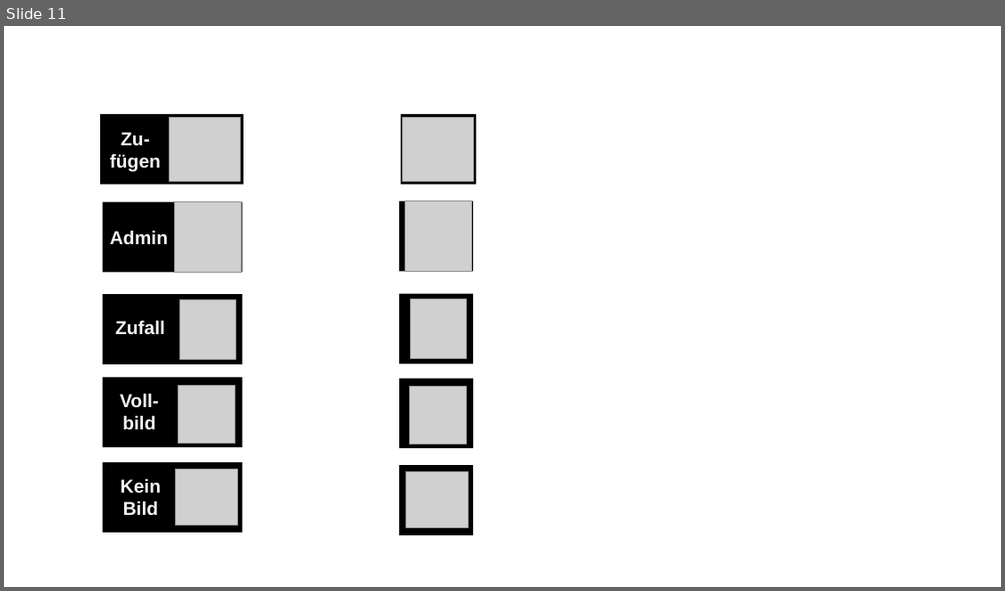
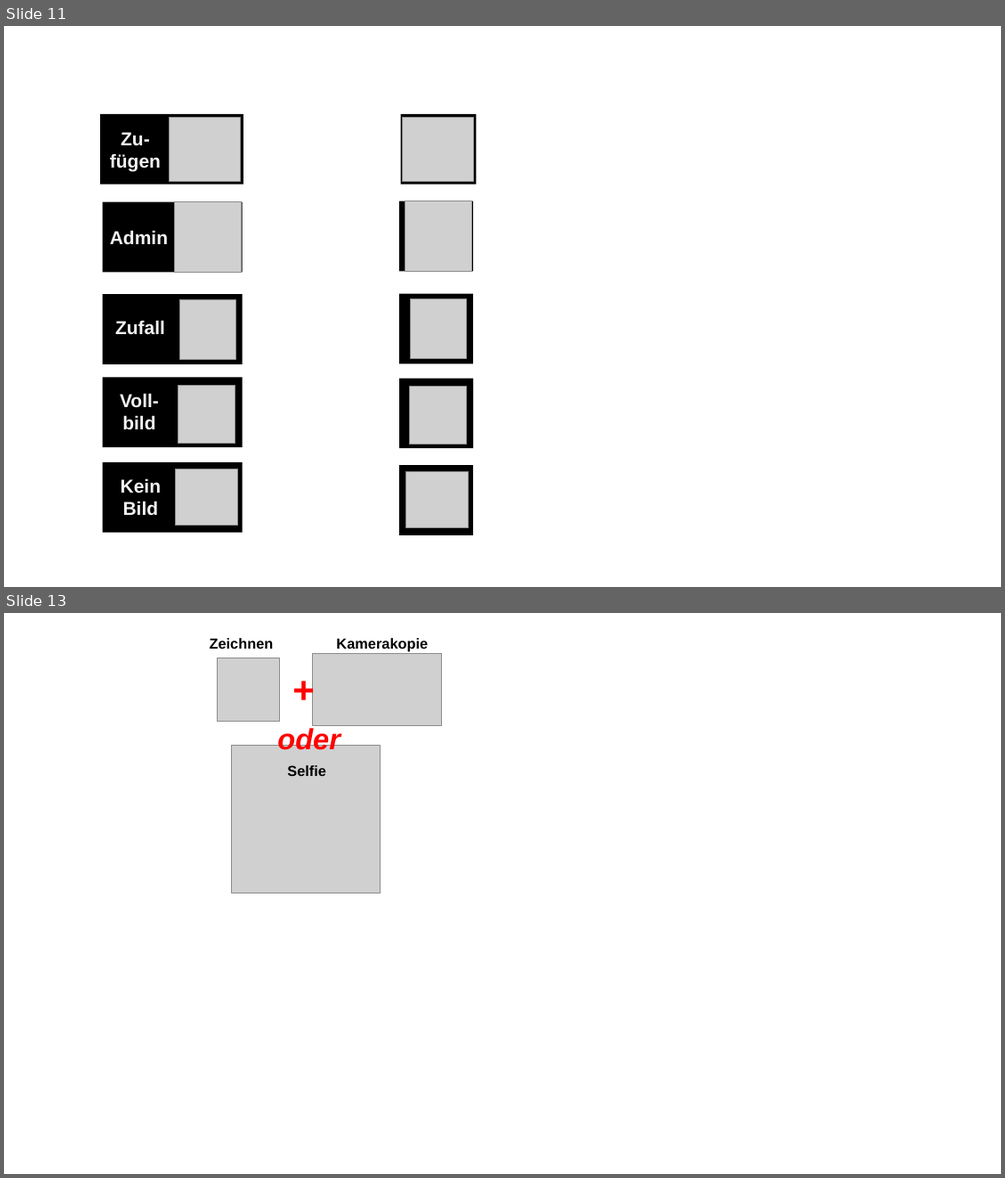
Before and after one commit to JazzLiveAarau/WwwGuestbook, a slide deck: Description/JazzGuestsUpload.pptx. Shown one above the other, each under a label of ours: slide 11 before the commit, slides 11 and 13 after it; the slides between them are not shown. The pictures are 1005x591 and 1005x1178 pixels, drawn with LibreOffice and Linux fonts; fonts in the diff are those of the drawing; grey boxes stand for pictures. Boxes give left, top, right and bottom in pixels: in the first picture for what was removed or moved away, otherwise in the second. Text is boxed around its words. In the diff, an @@ line names an element or a change of style, - is before the commit and + after.

```diff
--- a/Description/JazzGuestsUpload.pptx
+++ b/Description/JazzGuestsUpload.pptx
@@ slide 13 added at <box>4,613,1001,1174</box>, background #FFFFFF @@
@@ text added at <box>210,638,274,649</box>, 14 pt, text #000000, bold @@
+Zeichnen
@@ text added at <box>336,638,428,652</box>, 14 pt, text #000000, bold @@
+Kamerakopie
@@ picture added at <box>217,657,280,721</box> @@
@@ text added at <box>285,662,321,715</box>, 36 pt, text #FF0000, bold @@
++
@@ picture added at <box>312,653,442,726</box> @@
@@ picture added at <box>231,745,380,892</box> @@
@@ text added at <box>277,726,340,755</box>, 28 pt, text #FF0000, bold, italic @@
+oder
@@ text added at <box>287,765,326,776</box>, 14 pt, text #000000, bold @@
+Selfie
```
Also in this commit, not shown: 2 slides changed, 1 slide removed, 5 other files.
